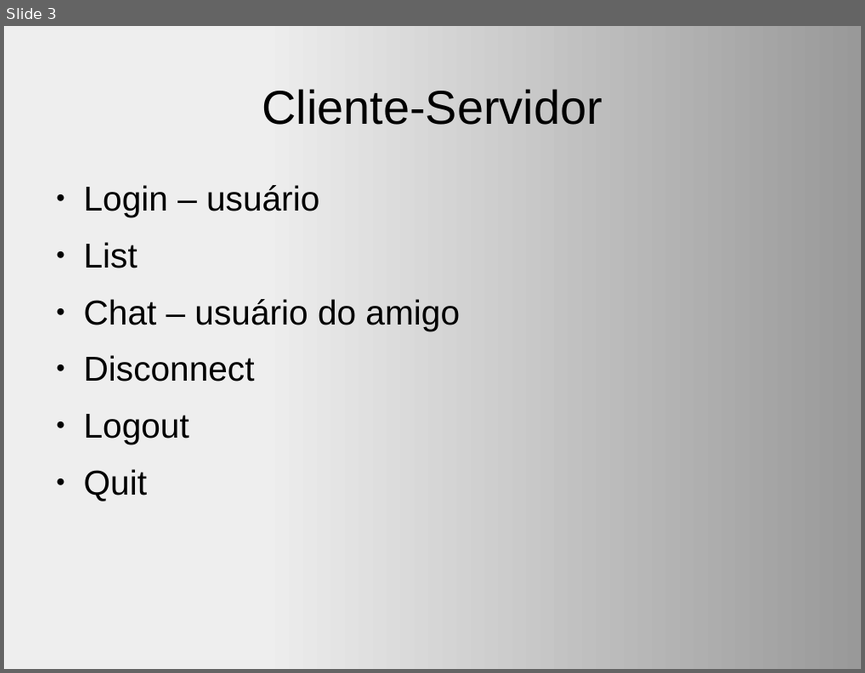
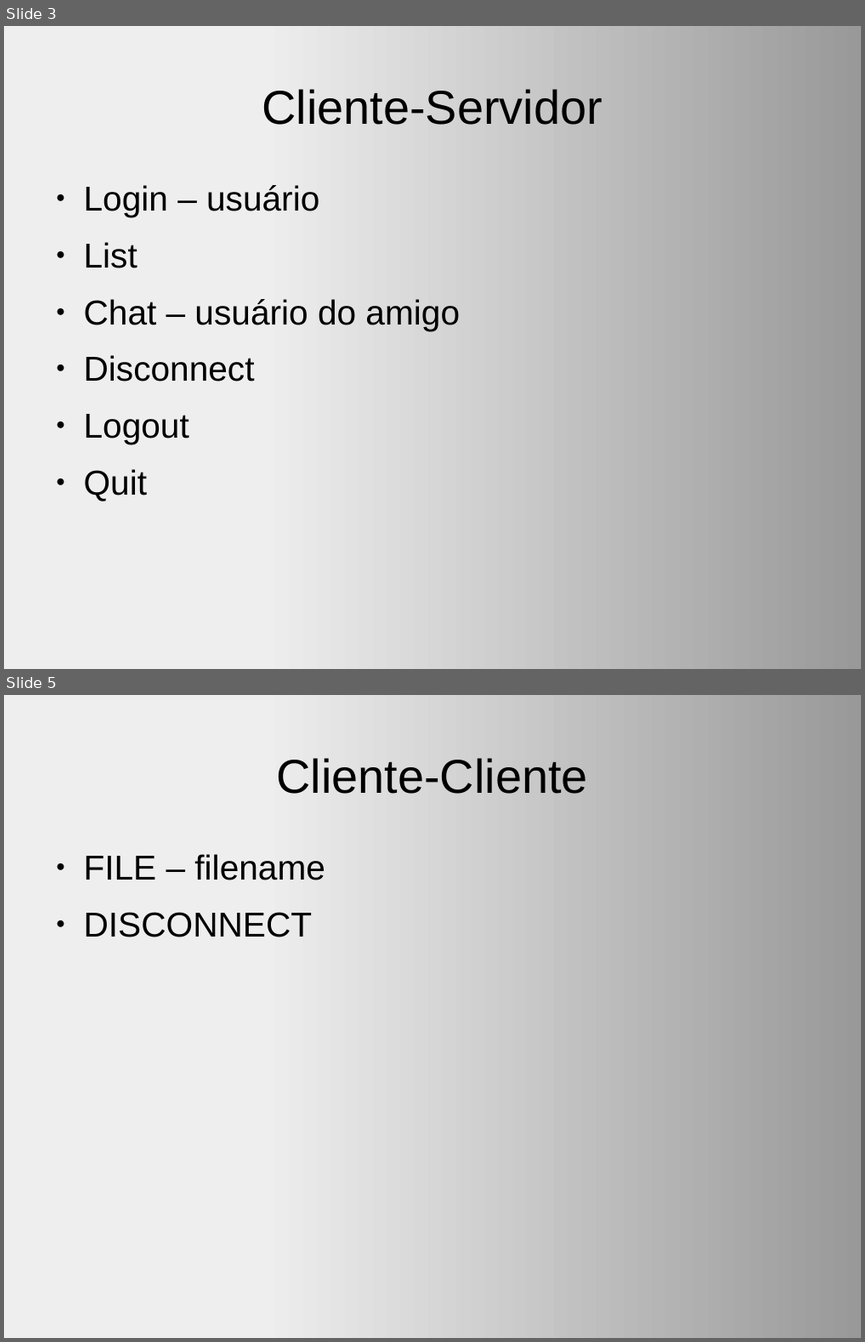
Before and after one commit to rulojuka/listas, a slide deck: mac0448/ep2/slides.odp. Shown one above the other, each under a label of ours: slide 3 before the commit, slides 3 and 5 after it; the slides between them are not shown. The pictures are 865x673 and 865x1342 pixels, drawn with LibreOffice and Linux fonts; fonts in the diff are those of the drawing. Boxes give left, top, right and bottom in pixels: in the first picture for what was removed or moved away, otherwise in the second. Text is boxed around its words. In the diff, an @@ line names an element or a change of style, - is before the commit and + after.

```diff
--- a/mac0448/ep2/slides.odp
+++ b/mac0448/ep2/slides.odp
@@ slide 5 added at [4, 695, 861, 1338], background gradient #EEEEEE to #999999 @@
@@ title added at [277, 758, 588, 794], 44 pt, text #000000 @@
+Cliente-Cliente
@@ text added at [84, 854, 325, 937], 32 pt, text #000000 @@
+● FILE – filename
+● DISCONNECT
```
Also in this commit, not shown: 3 other slides added, 1 slide removed, 1 other file.
